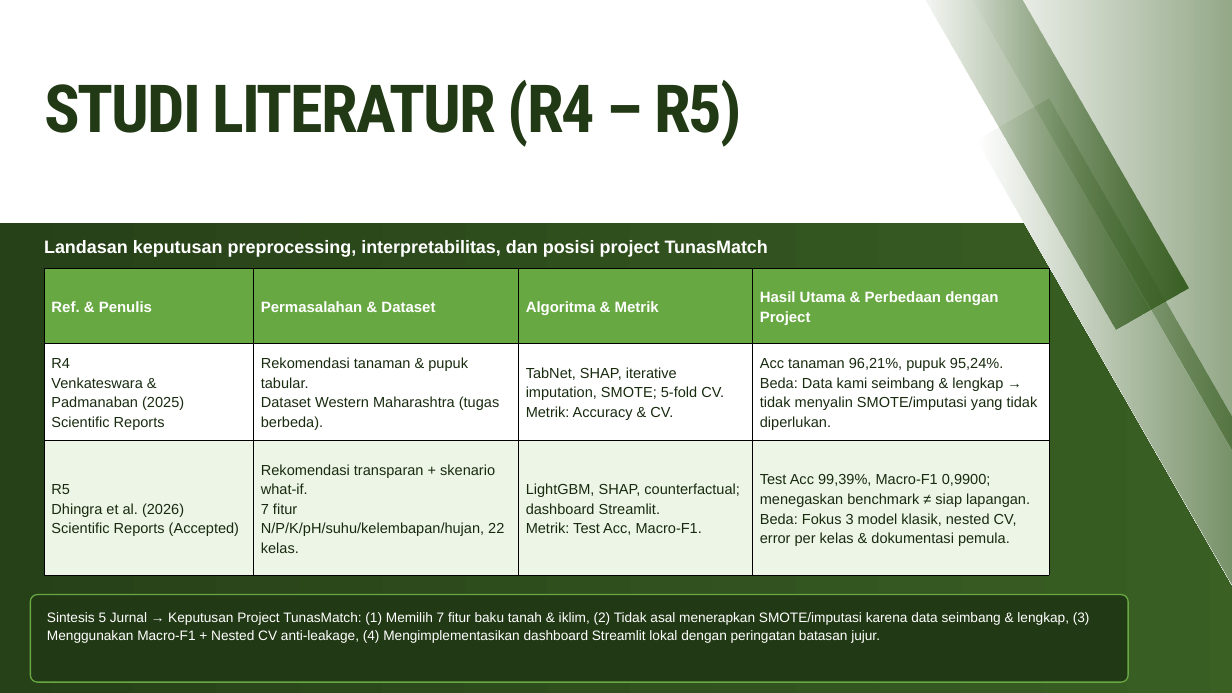
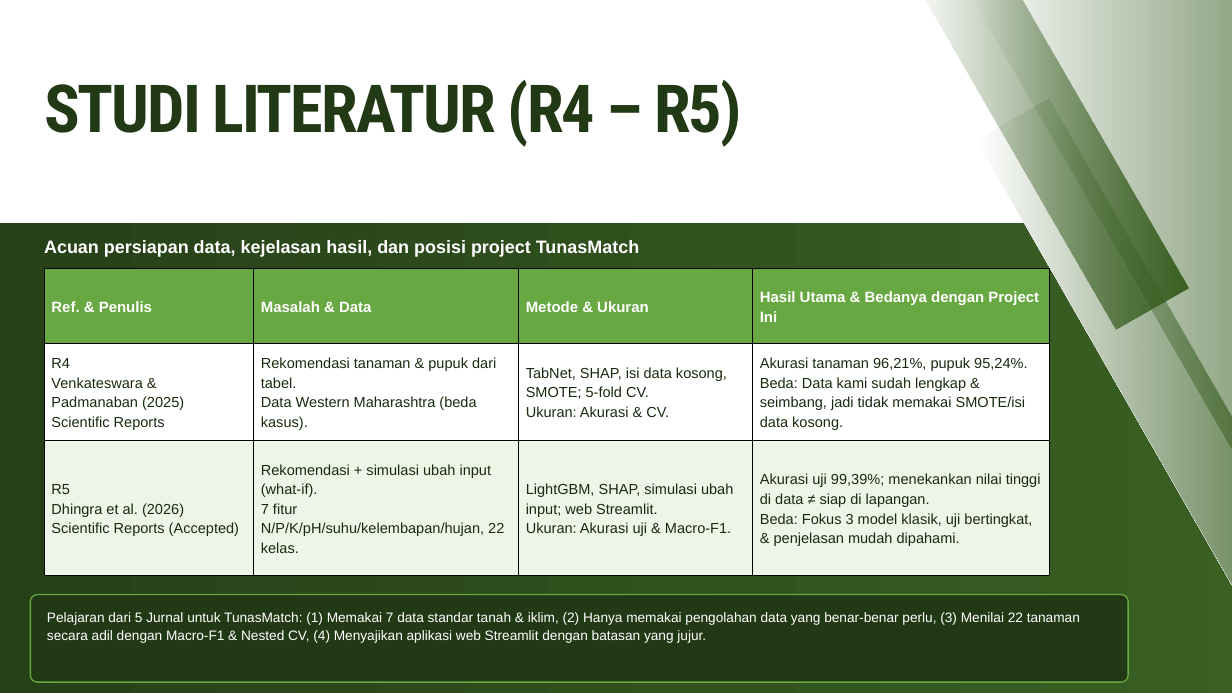
Before and after one commit to mikhailazka-dotcom/ML2026_TEK1302_Kelompok7_TunasMatch, a slide deck: slide 5 of presentation/Laporan_Proyek_Tanaman.pptx. Drawn at 1232x693 pixels with LibreOffice and Linux fonts; fonts in the diff are those of the drawing. Boxes give left, top, right and bottom in pixels: in the first picture for what was removed or moved away, otherwise in the second. Text is boxed around its words. In the diff, an @@ line names an element or a change of style, - is before the commit and + after.

```diff
--- a/presentation/Laporan_Proyek_Tanaman.pptx
+++ b/presentation/Laporan_Proyek_Tanaman.pptx
@@ table at <box>44,268,1049,575</box> @@
-row 1: Ref. & Penulis | Permasalahan & Dataset | Algoritma & Metrik | Hasil Utama & Perbedaan dengan Project
+row 1: Ref. & Penulis | Masalah & Data | Metode & Ukuran | Hasil Utama & Bedanya dengan Project Ini
-row 2: R4 / Venkateswara & Padmanaban (2025) / Scientific Reports | Rekomendasi tanaman & pupuk tabular. / Dataset Western Maharashtra (tugas berbeda). | TabNet, SHAP, iterative imputation, SMOTE; 5-fold CV. / Metrik: Accuracy & CV. | Acc tanaman 96,21%, pupuk 95,24%. / Beda: Data kami seimbang & lengkap → tidak menyalin SMOTE/imputasi yang tidak diperlukan.
+row 2: R4 / Venkateswara & Padmanaban (2025) / Scientific Reports | Rekomendasi tanaman & pupuk dari tabel. / Data Western Maharashtra (beda kasus). | TabNet, SHAP, isi data kosong, SMOTE; 5-fold CV. / Ukuran: Akurasi & CV. | Akurasi tanaman 96,21%, pupuk 95,24%. / Beda: Data kami sudah lengkap & seimbang, jadi tidak memakai SMOTE/isi data kosong.
-row 3: R5 / Dhingra et al. (2026) / Scientific Reports (Accepted) | Rekomendasi transparan + skenario what-if. / 7 fitur N/P/K/pH/suhu/kelembapan/hujan, 22 kelas. | LightGBM, SHAP, counterfactual; dashboard Streamlit. / Metrik: Test Acc, Macro-F1. | Test Acc 99,39%, Macro-F1 0,9900; menegaskan benchmark ≠ siap lapangan. / Beda: Fokus 3 model klasik, nested CV, error per kelas & dokumentasi pemula.
+row 3: R5 / Dhingra et al. (2026) / Scientific Reports (Accepted) | Rekomendasi + simulasi ubah input (what-if). / 7 fitur N/P/K/pH/suhu/kelembapan/hujan, 22 kelas. | LightGBM, SHAP, simulasi ubah input; web Streamlit. / Ukuran: Akurasi uji & Macro-F1. | Akurasi uji 99,39%; menekankan nilai tinggi di data ≠ siap di lapangan. / Beda: Fokus 3 model klasik, uji bertingkat, & penjelasan mudah dipahami.
@@ text at <box>44,240,639,257</box>: text changed @@
-Landasan keputusan preprocessing, interpretabilitas, dan posisi project TunasMatch
+Acuan persiapan data, kejelasan hasil, dan posisi project TunasMatch
@@ text at <box>47,612,1080,643</box>: text changed @@
-Sintesis 5 Jurnal → Keputusan Project TunasMatch: (1) Memilih 7 fitur baku tanah & iklim, (2) Tidak asal menerapkan SMOTE/imputasi karena data seimbang & lengkap, (3) Menggunakan Macro-F1 + Nested CV anti-leakage, (4) Mengimplementasikan dashboard Streamlit lokal dengan peringatan batasan jujur.
+Pelajaran dari 5 Jurnal untuk TunasMatch: (1) Memakai 7 data standar tanah & iklim, (2) Hanya memakai pengolahan data yang benar-benar perlu, (3) Menilai 22 tanaman secara adil dengan Macro-F1 & Nested CV, (4) Menyajikan aplikasi web Streamlit dengan batasan yang jujur.
```
Also in this commit, not shown: 16 other slides changed, 5 other files.
